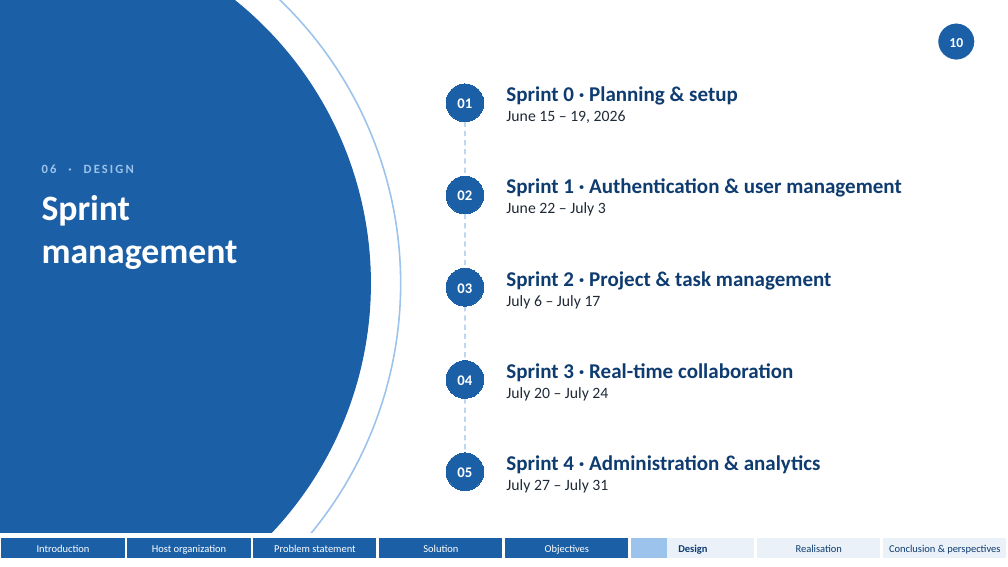
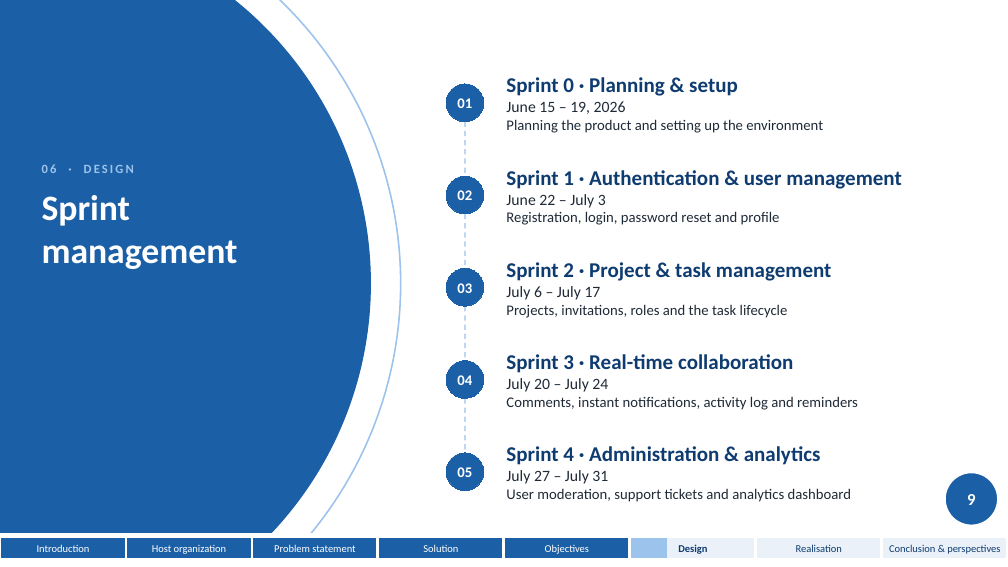
Before and after one commit to domdomxy/synkro, a slide deck: slide 10 of Synkro_PFA_Defense.pptx. Drawn at 1008x567 pixels with LibreOffice and Linux fonts; fonts in the diff are those of the drawing. Boxes give left, top, right and bottom in pixels: in the first picture for what was removed or moved away, otherwise in the second. Text is boxed around its words. In the diff, an @@ line names an element or a change of style, - is before the commit and + after.

Commit message:
Align defense speech with 26-slide deck
Condense the speech to a 9-minute target and reorganize it to match the updated 26-slide presentation, adding brief speaking cues for diagrams and visuals.

```diff
--- a/Synkro_PFA_Defense.pptx
+++ b/Synkro_PFA_Defense.pptx
@@ page number removed at (x1=949, y1=38, x2=963, y2=47) @@
-10
@@ text at (x1=506, y1=119, x2=823, y2=133): paragraph added @@
+Planning the product and setting up the environment
@@ text at (x1=506, y1=211, x2=780, y2=225): paragraph added @@
+Registration, login, password reset and profile
@@ text at (x1=506, y1=304, x2=788, y2=318): paragraph added @@
+Projects, invitations, roles and the task lifecycle
@@ text at (x1=506, y1=396, x2=858, y2=410): paragraph added @@
+Comments, instant notifications, activity log and reminders
@@ ellipse resized from (x1=938, y1=23, x2=975, y2=60) to (x1=945, y1=473, x2=998, y2=526) @@
@@ text at (x1=506, y1=488, x2=851, y2=502): paragraph added @@
+User moderation, support tickets and analytics dashboard
@@ page number added at (x1=967, y1=494, x2=975, y2=505), 16 pt, text #FFFFFF, bold @@
+9
```
Also in this commit, not shown: 24 other slides changed, 2 slides removed, 1 other file.
